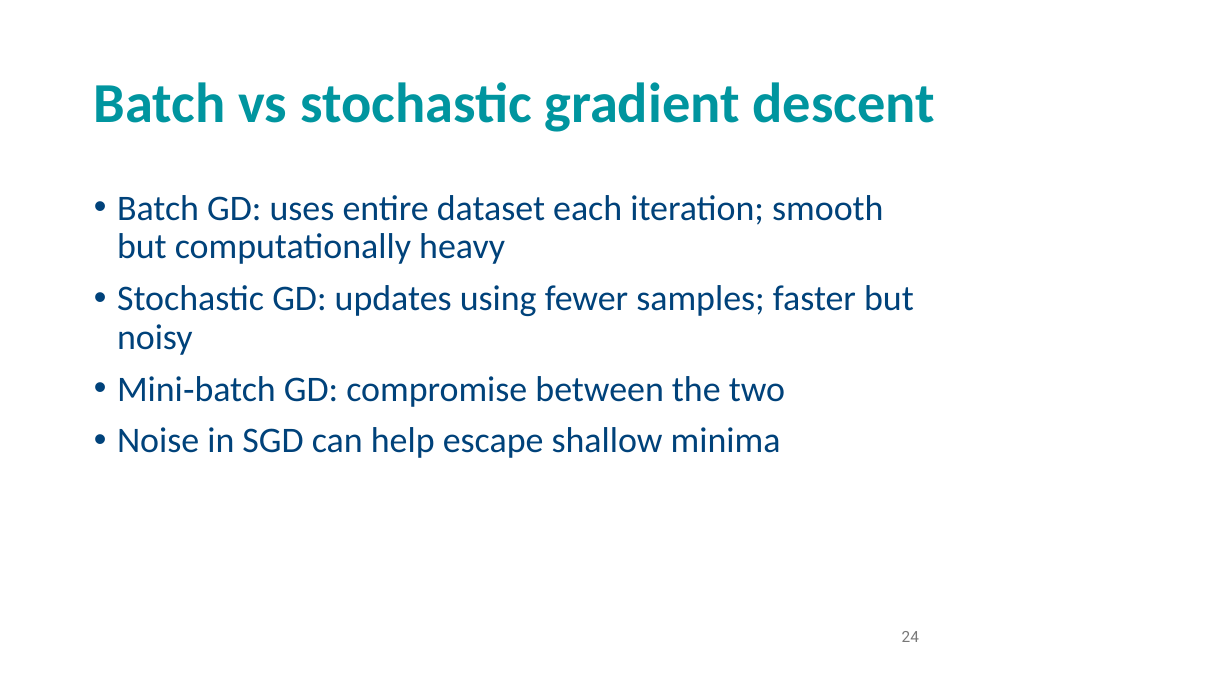
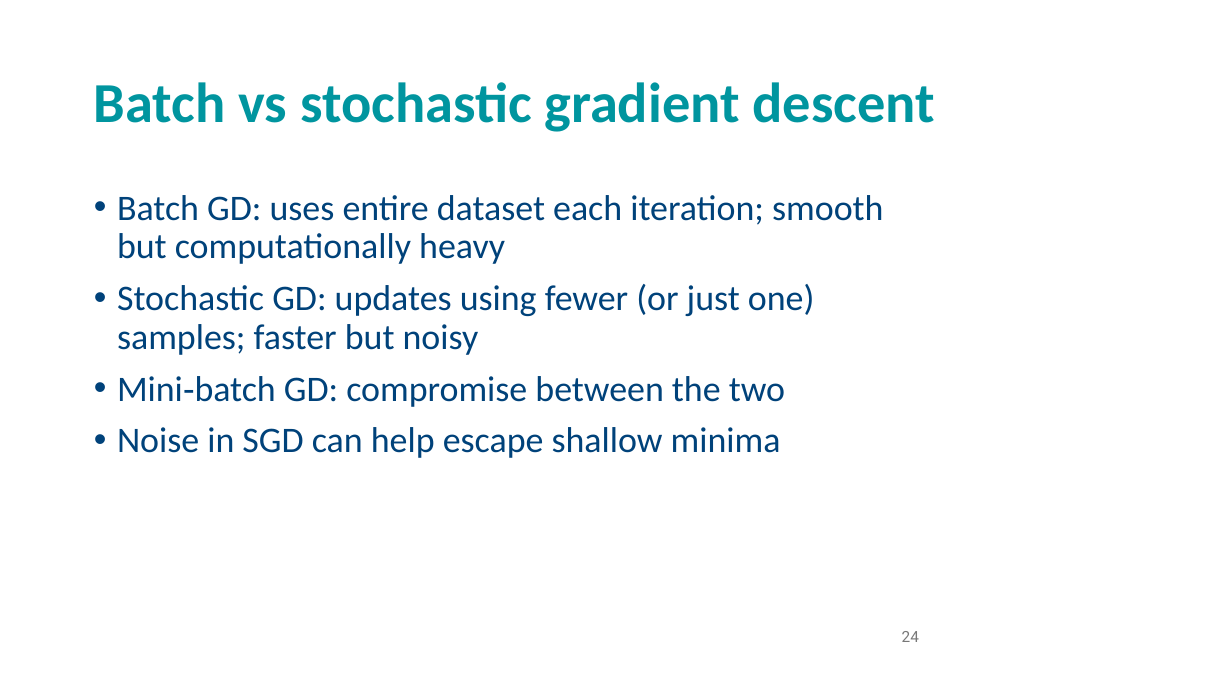
Before and after one commit to andrewcparnell/STAT41130, a slide deck: slide 24 of slides/day 1/D1C1_LR_NNs.pptx. Drawn at 1232x693 pixels with LibreOffice and Linux fonts; fonts in the diff are those of the drawing; background and template pictures are left out. Boxes give left, top, right and bottom in pixels: in the first picture for what was removed or moved away, otherwise in the second. Text is boxed around its words. In the diff, an @@ line names an element or a change of style, - is before the commit and + after.

```diff
--- a/slides/day 1/D1C1_LR_NNs.pptx
+++ b/slides/day 1/D1C1_LR_NNs.pptx
@@ text at (x1=117, y1=284, x2=814, y2=355): text changed @@
-• Stochastic GD: updates using fewer samples; faster but noisy
+• Stochastic GD: updates using fewer (or just one) samples; faster but noisy
```
Also in this commit, not shown: 8 other slides changed, 7 other files.
